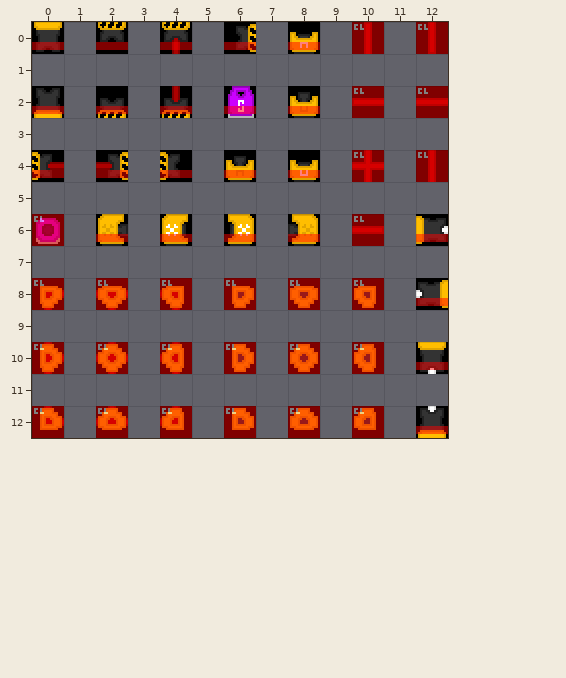
A Tiled map gets an edit: Tiled/maps_alpha/rules/collision-objects.tmx. The picture above is the old version.
Cells are 16x16 px. Shown: x 0..12, y 0..12.
And afterwards:
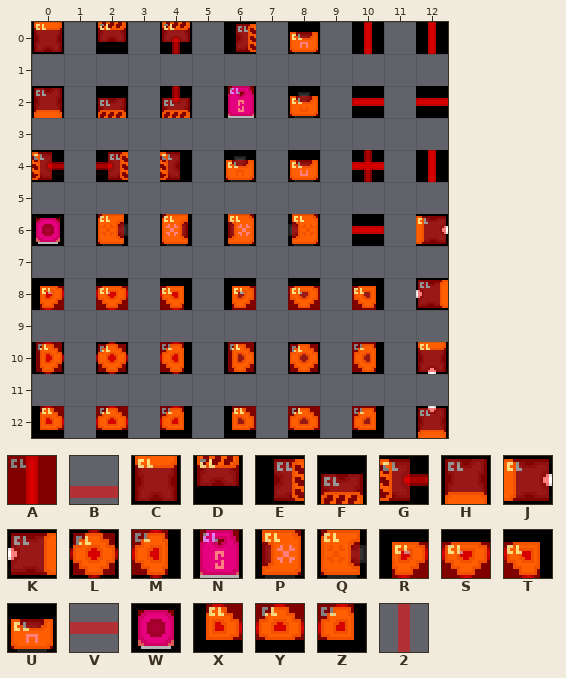
Key: from "porthole-tileset": A 12, B 13, C 17, D 18, E 19, F 20, G 21, H 48, J 49, K 50, L 51, M 52, N 53, P 80, Q 81, R 82, S 83, T 84, U 85, V 112, W 113, X 114, Y 115, Z 116, 2 144.
_ is an empty cell.
Tiles replaced or removed in this view: A, B.
See-through tiles are keyed as they look on the map.
Commit: Dynamic collision generation part 1
From old to new:
Changed rows in their new state; . is an unchanged cell.
Layer "output_collision":
first column x 0:
 0 C.D.D.E.U.2.2
 2 H.F.F.N.U.V.V
 4 G.E.G.U.U.V.2
 6 W.Q.Q.P.P.V.J
 8 R.S.T.R.S.T.K
10 N.L.M.N.L.M.C
12 X.Y.Z.X.Y.Z.H
